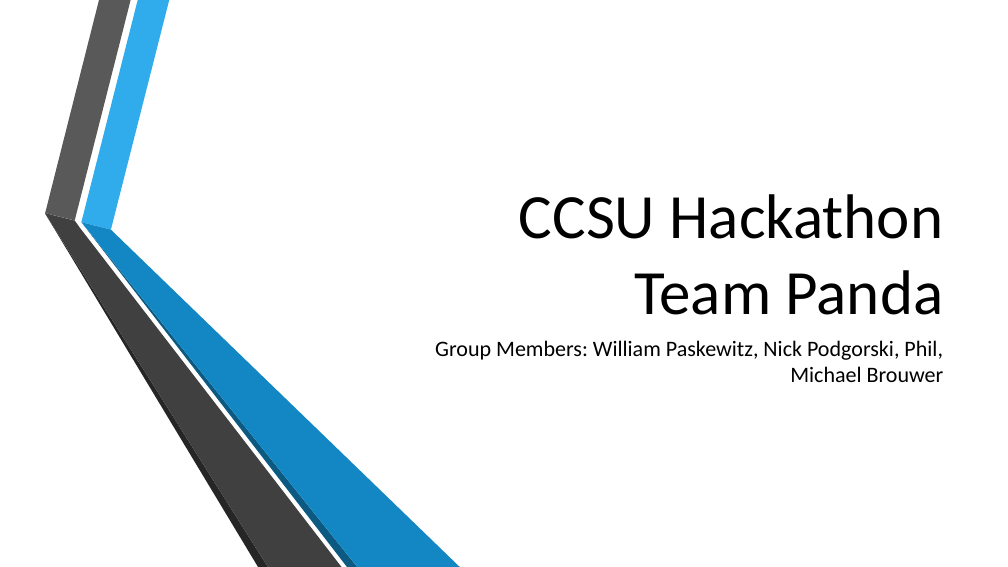
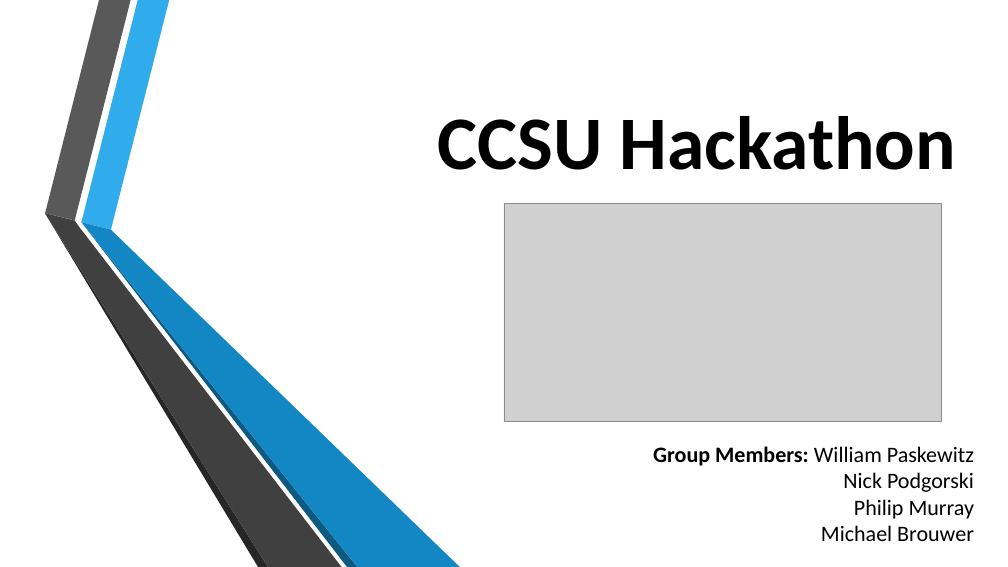
Before and after one commit to CCSU-CS-Club/hackathon-spring18-team-panda, a slide deck: slide 1 of CCSU Hackathon.pptx. Drawn at 1008x567 pixels with LibreOffice and Linux fonts; fonts in the diff are those of the drawing; grey boxes stand for pictures; background and template pictures are left out. Boxes give left, top, right and bottom in pixels: in the first picture for what was removed or moved away, otherwise in the second. Text is boxed around its words. In the diff, an @@ line names an element or a change of style, - is before the commit and + after.

```diff
--- a/CCSU Hackathon.pptx
+++ b/CCSU Hackathon.pptx
@@ title at <box>438,116,956,170</box>: text changed; size 60 to 72 pt; bold on @@
-CCSU Hackathon
-Team Panda
+CCSU Hackathon
@@ picture added at <box>504,203,941,422</box> @@
@@ subtitle at <box>653,446,974,541</box>: text changed @@
-Group Members: William Paskewitz, Nick Podgorski, Phil, Michael Brouwer
+Group Members: William Paskewitz
+Nick Podgorski
+Philip Murray
+Michael Brouwer
```
Also in this commit, not shown: 1 other slide changed, 1 slide added.
